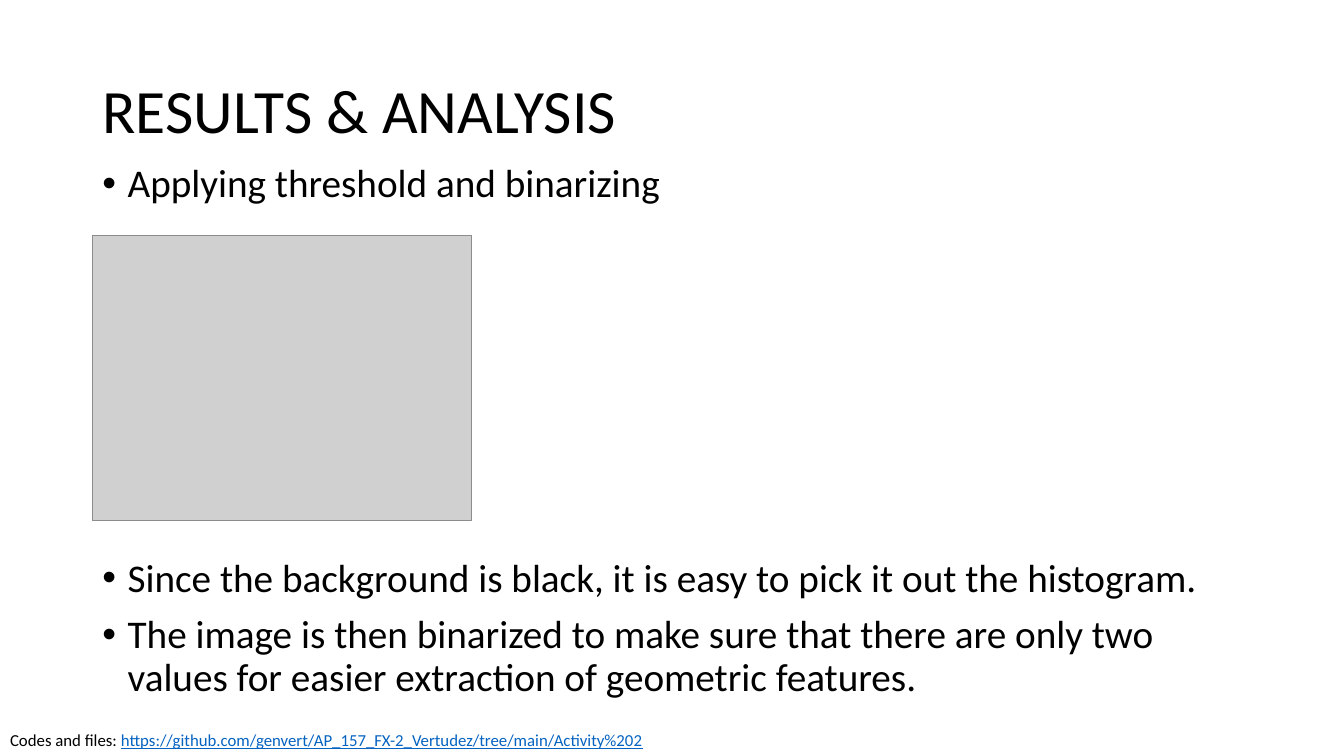
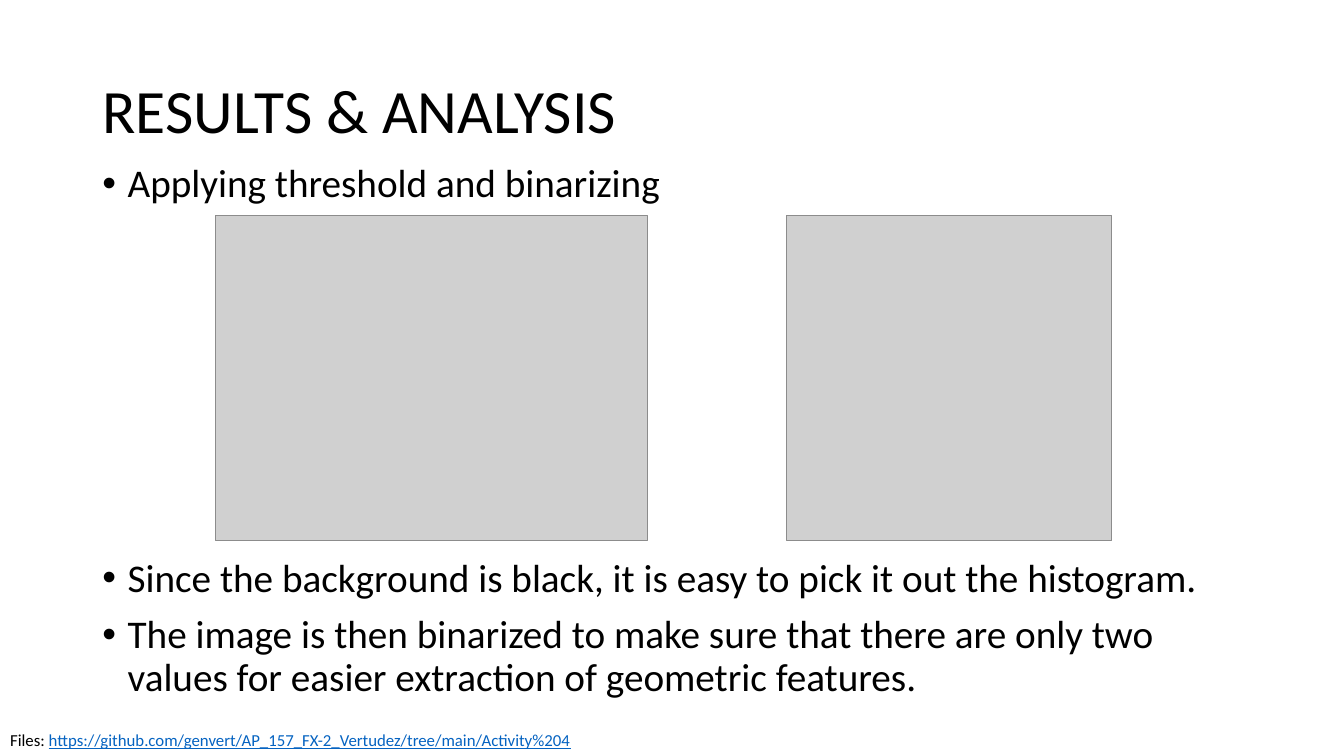
Before and after one commit to genvert/AP_157_FX-2_Vertudez, a slide deck: slide 6 of Activity 4/Vertudez_Activity_4_Report.pptx. Drawn at 1344x756 pixels with LibreOffice and Linux fonts; fonts in the diff are those of the drawing; grey boxes stand for pictures. Boxes give left, top, right and bottom in pixels: in the first picture for what was removed or moved away, otherwise in the second. Text is boxed around its words. In the diff, an @@ line names an element or a change of style, - is before the commit and + after.

Commit message:
act 4 results

```diff
--- a/Activity 4/Vertudez_Activity_4_Report.pptx
+++ b/Activity 4/Vertudez_Activity_4_Report.pptx
@@ picture: place and size @@
-picture at bbox=[93, 235, 472, 520]
+picture at bbox=[216, 216, 648, 540]
@@ picture added at bbox=[787, 216, 1112, 540] @@
@@ text at bbox=[10, 734, 570, 749]: text changed @@
-Codes and files: https://github.com/genvert/AP_157_FX-2_Vertudez/tree/main/Activity%202
+Files: https://github.com/genvert/AP_157_FX-2_Vertudez/tree/main/Activity%204
```
Also in this commit, not shown: 5 other slides changed, 5 other files.
